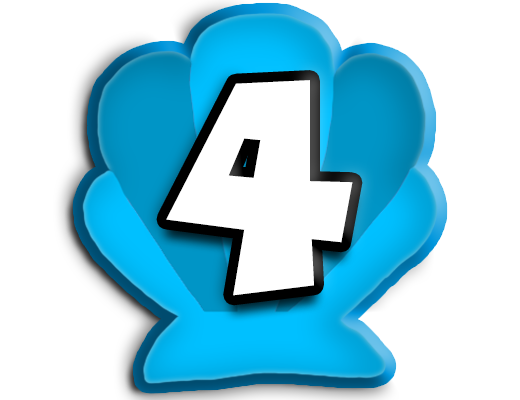
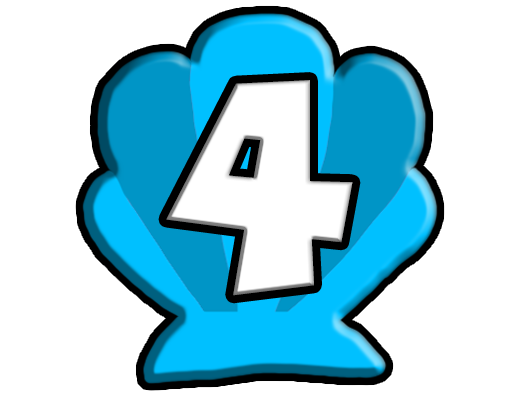
Revision of a layered 520×400 image; what changed, layer by layer:
pixels changed over [55, 0, 448, 400] (layer not identified)
